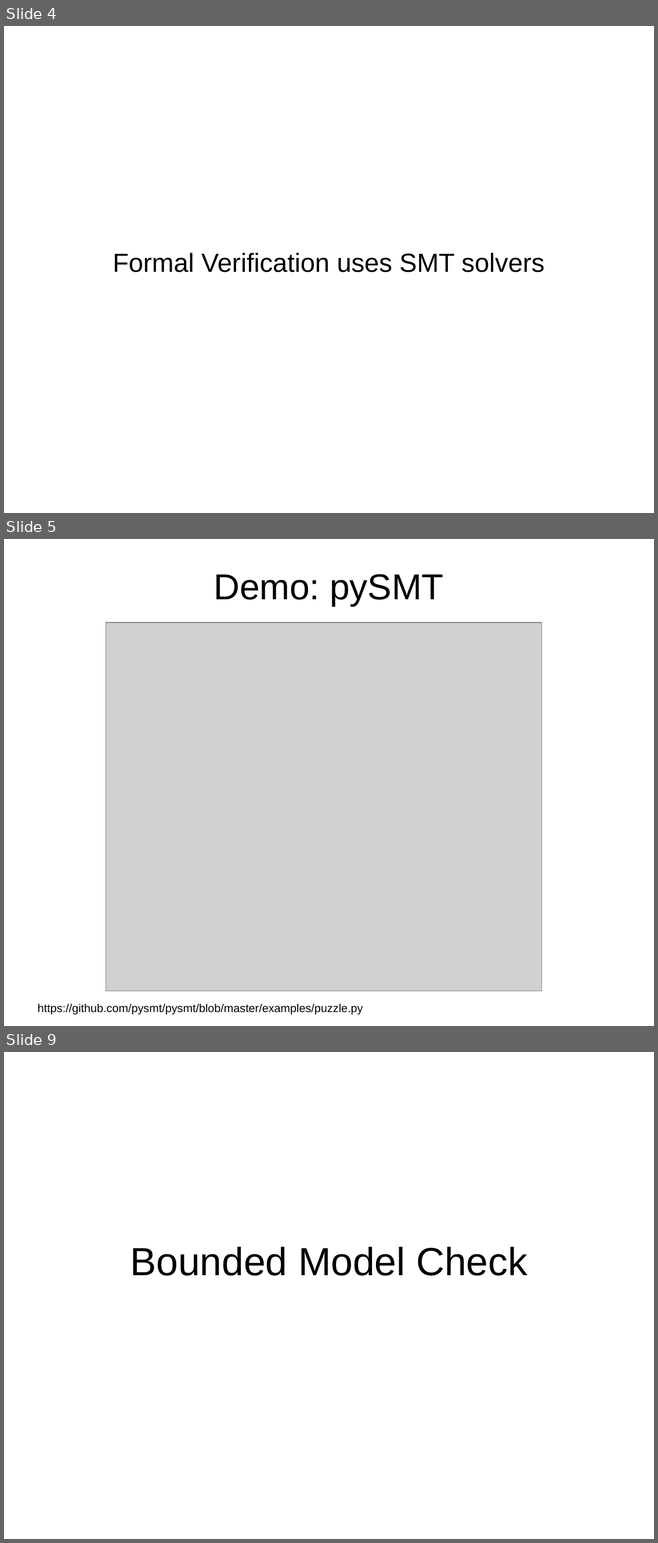
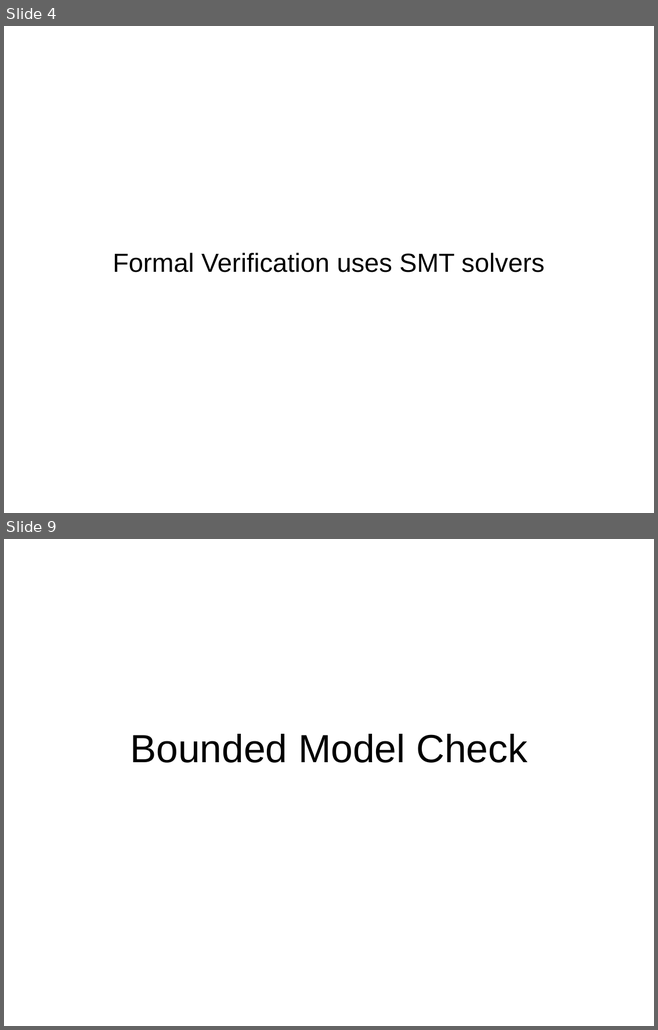
Before and after one commit to daveshah1/formal-fpl, a slide deck: wosh-presentation.odp. Shown one above the other, each under a label of ours: slides 4, 5 and 9 before the commit, slides 4 and 9 after it; the slides between them are not shown. The pictures are 658x1543 and 658x1030 pixels, drawn with LibreOffice and Linux fonts; fonts in the diff are those of the drawing; grey boxes stand for pictures. Boxes give left, top, right and bottom in pixels: in the first picture for what was removed or moved away, otherwise in the second. Text is boxed around its words. In the diff, an @@ line names an element or a change of style, - is before the commit and + after.

```diff
--- a/wosh-presentation.odp
+++ b/wosh-presentation.odp
@@ slide 5 removed at [4,539,654,1026], background #FFFFFF @@
@@ title removed at [213,574,443,606] @@
-Demo: pySMT
@@ picture removed at [106,623,542,991] @@
@@ text removed at [38,1004,363,1015] @@
-https://github.com/pysmt/pysmt/blob/master/examples/puzzle.py
```
Also in this commit, not shown: 3 slides changed, 3 slides added, 2 other slides removed.
